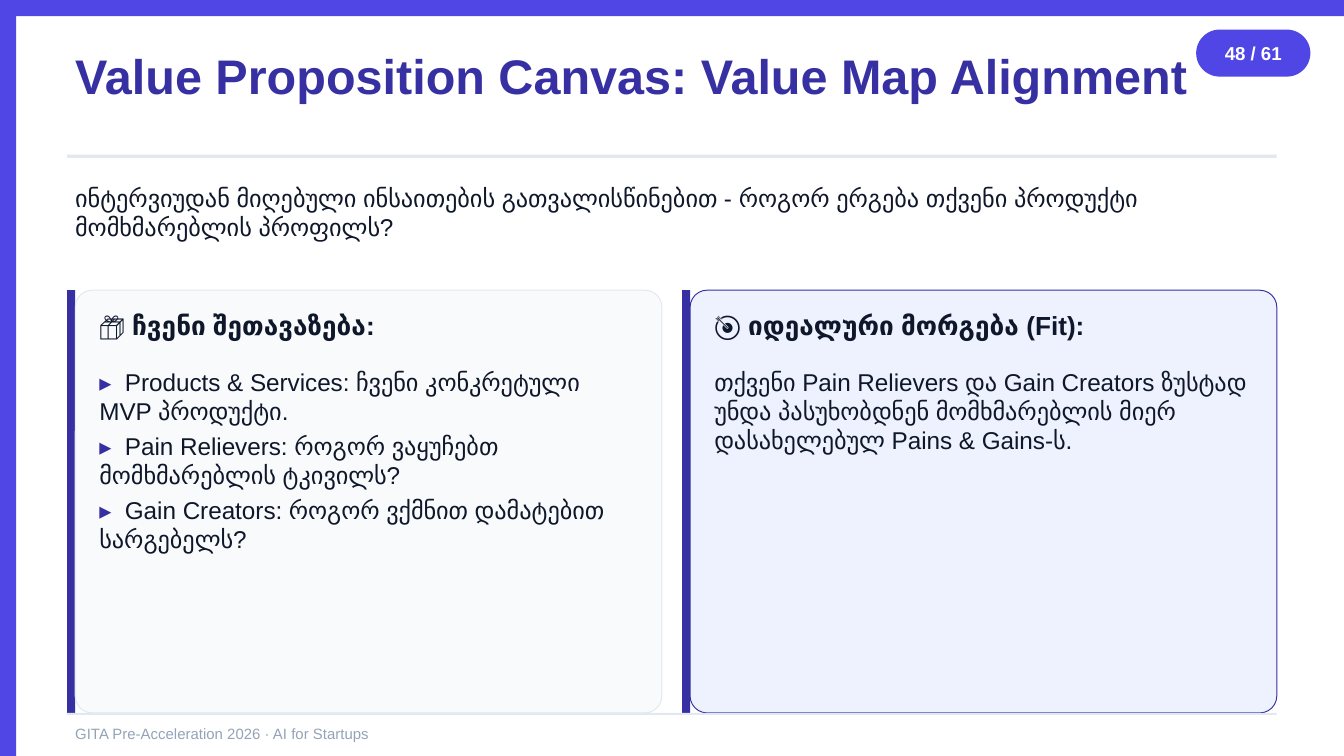
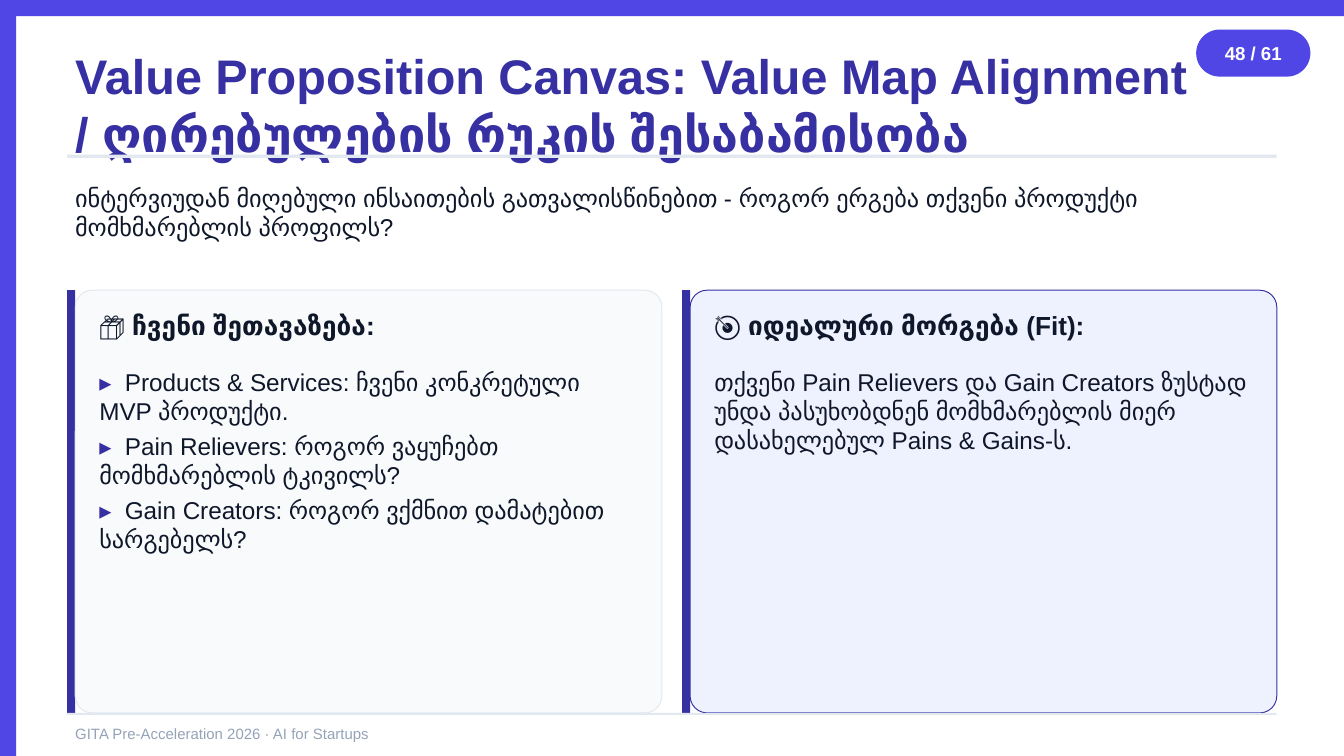
Before and after one commit to basilaia123/ai2026, a slide deck: slide 48 of GITA/Pre-Acceleration/2026-5h-AI-for-Startups/day1-slides.pptx. Drawn at 1344x756 pixels with LibreOffice and Linux fonts; fonts in the diff are those of the drawing. Boxes give left, top, right and bottom in pixels: in the first picture for what was removed or moved away, otherwise in the second. Text is boxed around its words. In the diff, an @@ line names an element or a change of style, - is before the commit and + after.

```diff
--- a/GITA/Pre-Acceleration/2026-5h-AI-for-Startups/day1-slides.pptx
+++ b/GITA/Pre-Acceleration/2026-5h-AI-for-Startups/day1-slides.pptx
@@ text at [75, 59, 1187, 162]: text changed @@
-Value Proposition Canvas: Value Map Alignment
+Value Proposition Canvas: Value Map Alignment / ღირებულების რუკის შესაბამისობა
```
Also in this commit, not shown: 29 other slides changed, 3 other files.
